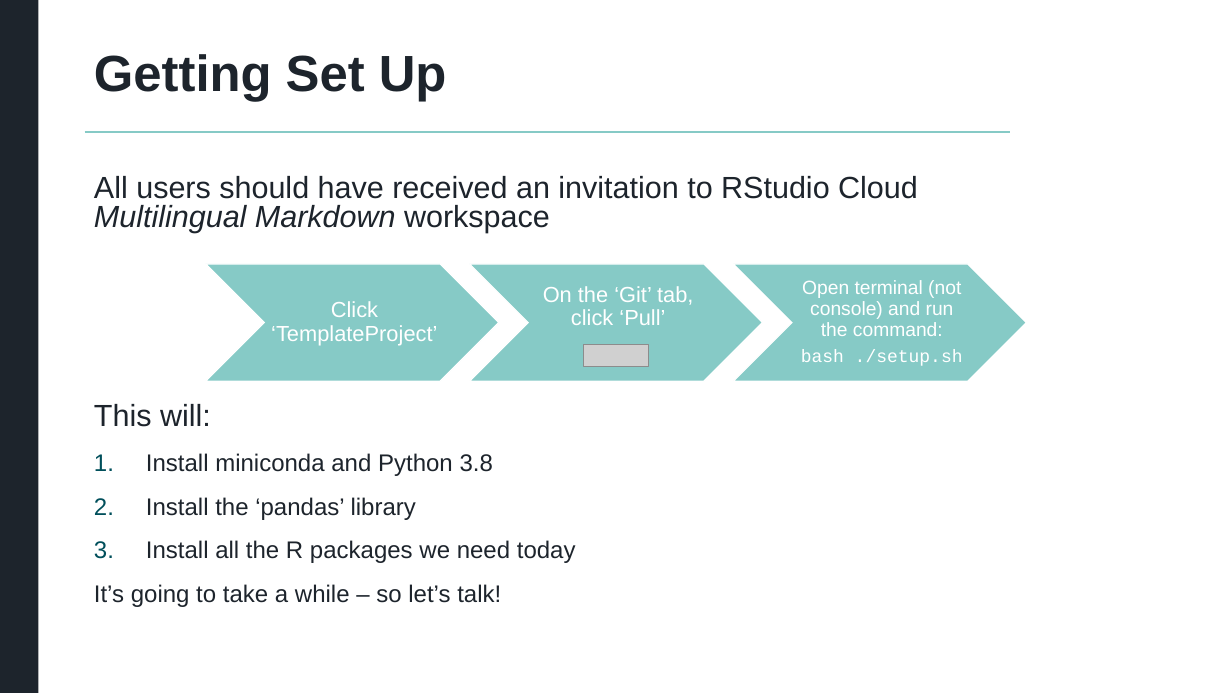
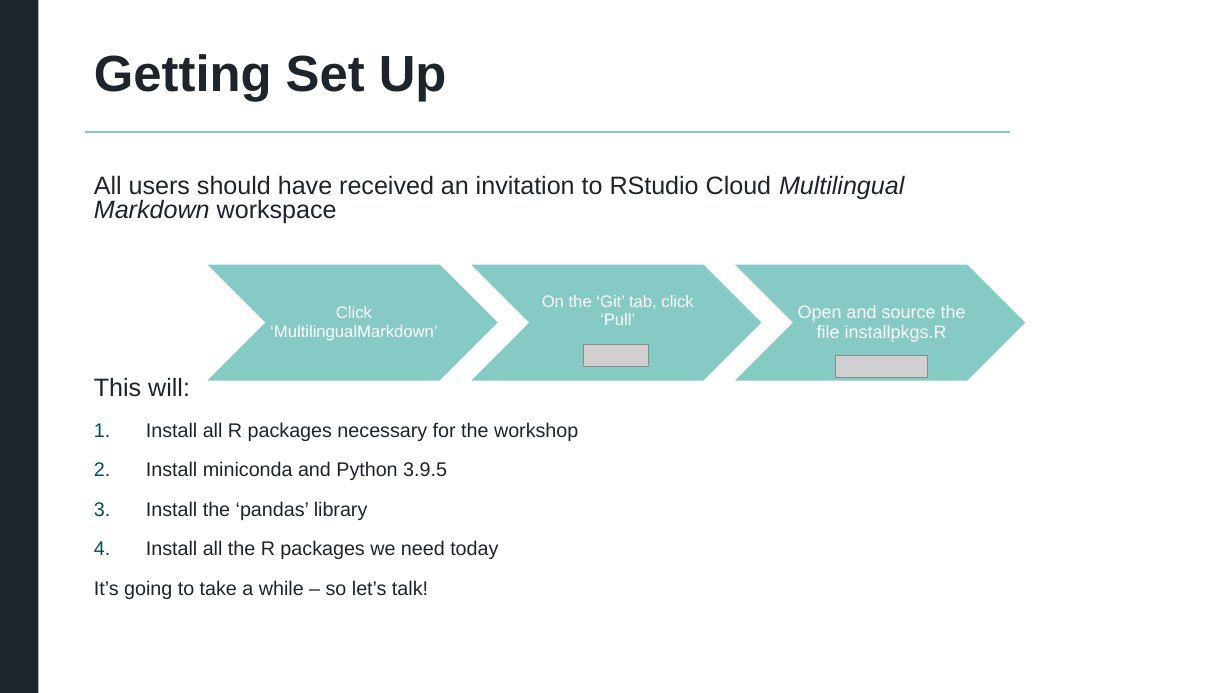
Before and after one commit to atorus-research/MultilingualMarkdown, a slide deck: slide 7 of MultilingualMarkdown.pptx (slide 6 before the commit). Drawn at 1232x693 pixels with LibreOffice and Linux fonts; fonts in the diff are those of the drawing; grey boxes stand for pictures; background and template pictures are left out. Boxes give left, top, right and bottom in pixels: in the first picture for what was removed or moved away, otherwise in the second. Text is boxed around its words. In the diff, an @@ line names an element or a change of style, - is before the commit and + after.

```diff
--- a/MultilingualMarkdown.pptx
+++ b/MultilingualMarkdown.pptx
@@ text at (94,175,904,599): size 23.8 to 19.6 pt in "All users should have received an invitation ...", "This will:"; size 18.7 to 15.4 pt in "Install the ‘pandas’ library", "Install all the R packages we need ...", "It’s going to take a while – ..." @@
@@ text "On the ‘Git’ tab, click ..." at (542,295,693,325): size 17 to 13 pt; less space between paragraphs @@
@@ text at (270,306,437,341): text changed; size 17 to 13 pt @@
-Click ‘TemplateProject’
+Click ‘MultilingualMarkdown’
@@ text at (798,305,966,342): text changed; size 15 to 14 pt @@
-Open terminal (not console) and run the command:
-bash ./setup.sh
+Open and source the file installpkgs.R
@@ picture added at (836,356,927,378) @@
@@ text at (146,422,578,480): text changed; size 18.7 to 15.4 pt @@
-1. Install miniconda and Python 3.8
+1. Install all R packages necessary for the workshop
+2. Install miniconda and Python 3.9.5
```
Also in this commit, not shown: 7 other slides changed, 18 slides added, 1 slide removed.
